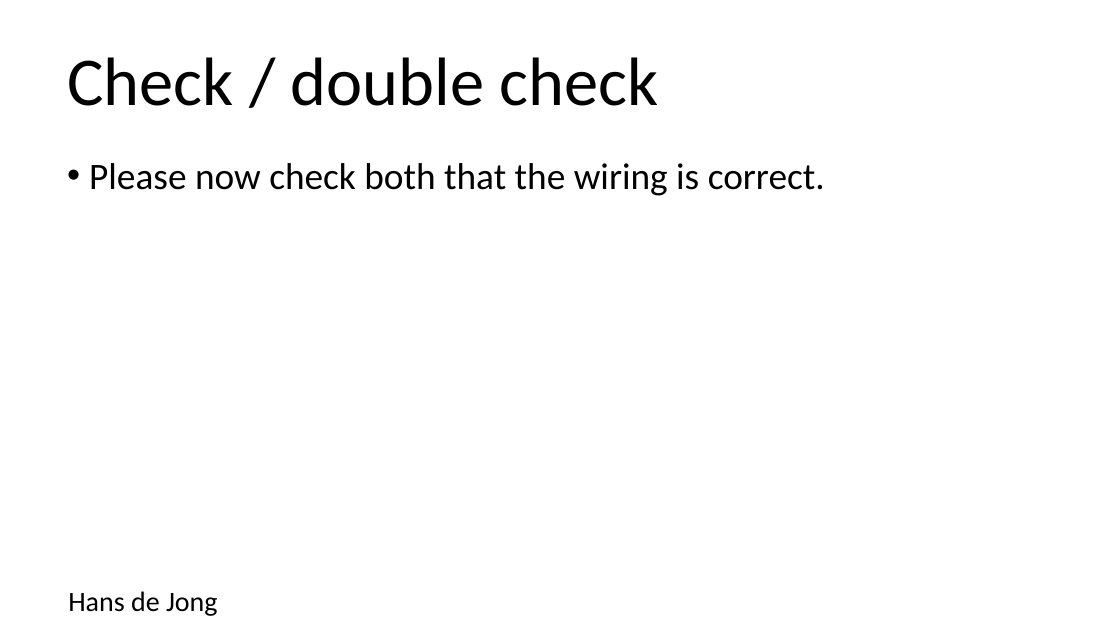
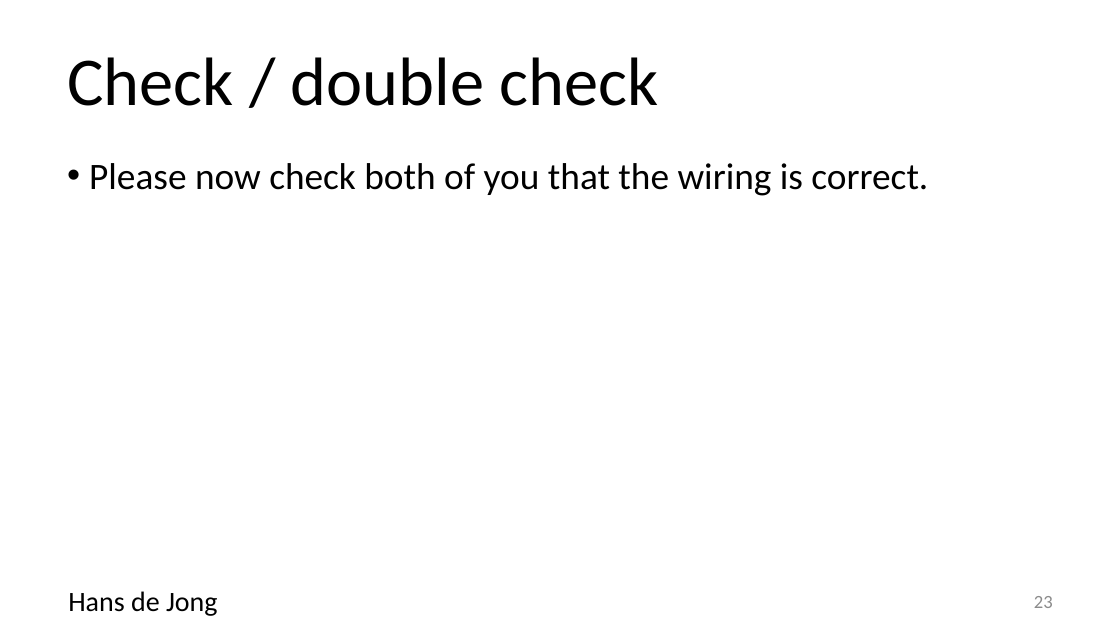
Before and after one commit to hansdejongehv/Weekendschool-PiAndMore, a slide deck: slide 23 of PiAndMore/Part-1--Breadboard/PiAndMore workshop physical computing with Arduino - part 1 - Beginners and Advanced.v0.3.pptx (slide 22 before the commit). Drawn at 1120x630 pixels with LibreOffice and Linux fonts; fonts in the diff are those of the drawing; background and template pictures are left out. Boxes give left, top, right and bottom in pixels: in the first picture for what was removed or moved away, otherwise in the second. Text is boxed around its words. In the diff, an @@ line names an element or a change of style, - is before the commit and + after.

```diff
--- a/PiAndMore/Part-1--Breadboard/PiAndMore workshop physical computing with Arduino - part 1 - Beginners and Advanced.v0.3.pptx
+++ b/PiAndMore/Part-1--Breadboard/PiAndMore workshop physical computing with Arduino - part 1 - Beginners and Advanced.v0.3.pptx
@@ text at [89,163,928,196]: text changed @@
-• Please now check both that the wiring is correct.
+• Please now check both of you that the wiring is correct.
@@ page number added at [1034,596,1053,608], 12 pt, text #8C8C8C @@
+23
```
Also in this commit, not shown: 40 other slides changed, 12 slides added, 3 slides removed, 1 other file.
